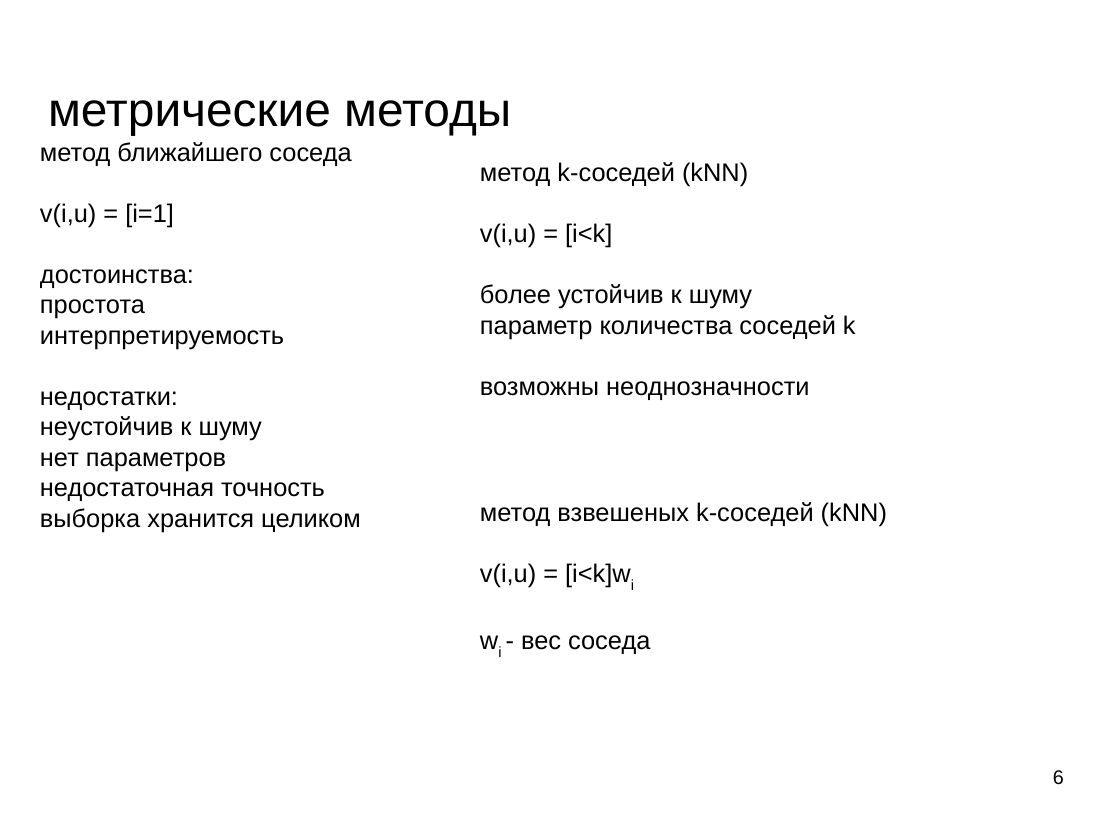
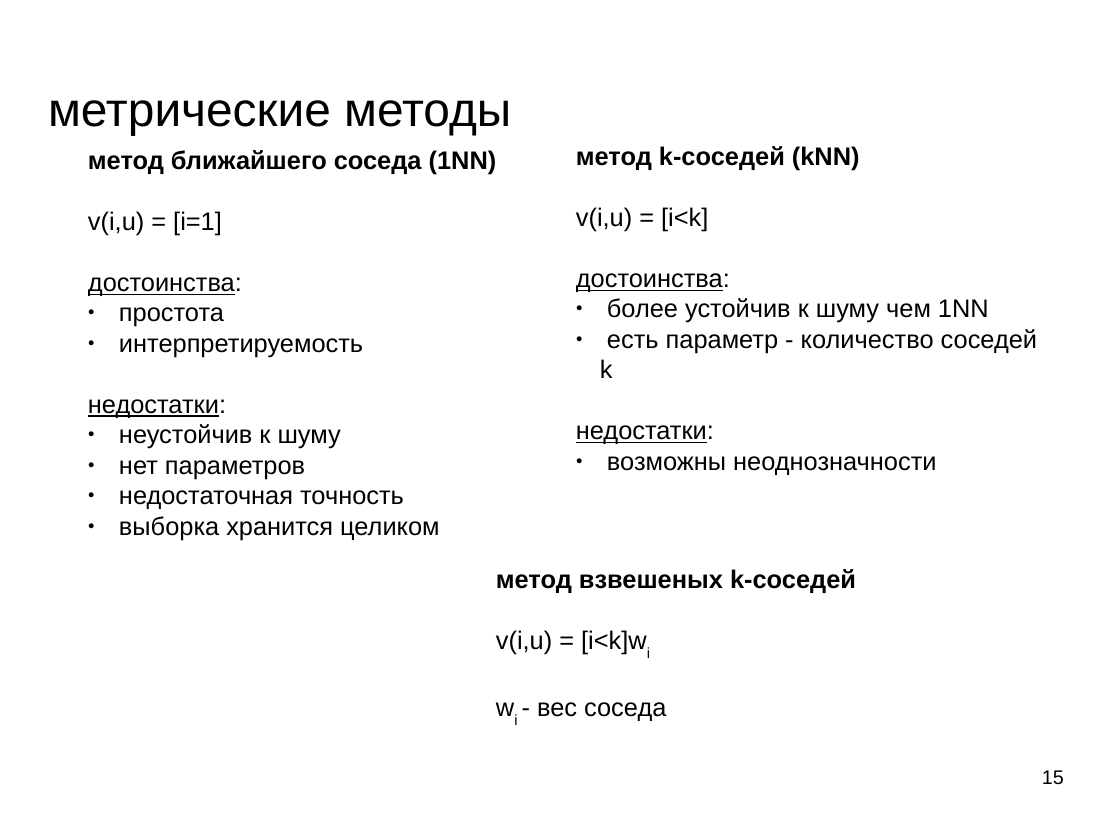
Before and after one commit to mechanoid5/ml_lectorium_legacy, a slide deck: slide 15 of 06-metric.odp (slide 6 before the commit). Drawn at 1120x840 pixels with LibreOffice and Linux fonts; fonts in the diff are those of the drawing; background and template pictures are left out. Boxes give left, top, right and bottom in pixels: in the first picture for what was removed or moved away, otherwise in the second. Text is boxed around its words. In the diff, an @@ line names an element or a change of style, - is before the commit and + after.

```diff
--- a/06-metric.odp
+++ b/06-metric.odp
@@ text at [576,146,936,475]: bold on in "метод k-соседей (kNN)"; bullet none to ● @@
@@ text "метод k-соседей (kNN)": place and size @@
-text "метод k-соседей (kNN)" at [480,162,856,400]
+text "метод k-соседей (kNN)" at [576,146,1037,475]
@@ text at [88,150,497,174]: text changed; bold on @@
-метод ближайшего соседа
+метод ближайшего соседа (1NN)
@@ text "метод ближайшего соседа (1NN)": place and size @@
-text "метод ближайшего соседа (1NN)" at [40,142,360,532]
+text "метод ближайшего соседа (1NN)" at [88,150,497,540]
@@ text at [88,277,439,540]: underline on in "достоинства:", "недостатки:"; bullet none to ● @@
@@ text at [576,273,1037,444]: text changed @@
-более устойчив к шуму
-параметр количества соседей k
+достоинства:
+● более устойчив к шуму чем 1NN
+● есть параметр - количество соседей k
+недостатки:
@@ text at [496,569,856,593]: text changed; bold on @@
-метод взвешеных k-соседей (kNN)
+метод взвешеных k-соседей
@@ text "метод взвешеных k-соседей": place and size @@
-text "метод взвешеных k-соседей" at [480,502,887,654]
+text "метод взвешеных k-соседей" at [496,569,856,721]
@@ page number at [1042,770,1064,785]: text changed @@
-6
+15
```
Also in this commit, not shown: 6 other slides changed, 15 slides added, 4 other files.
